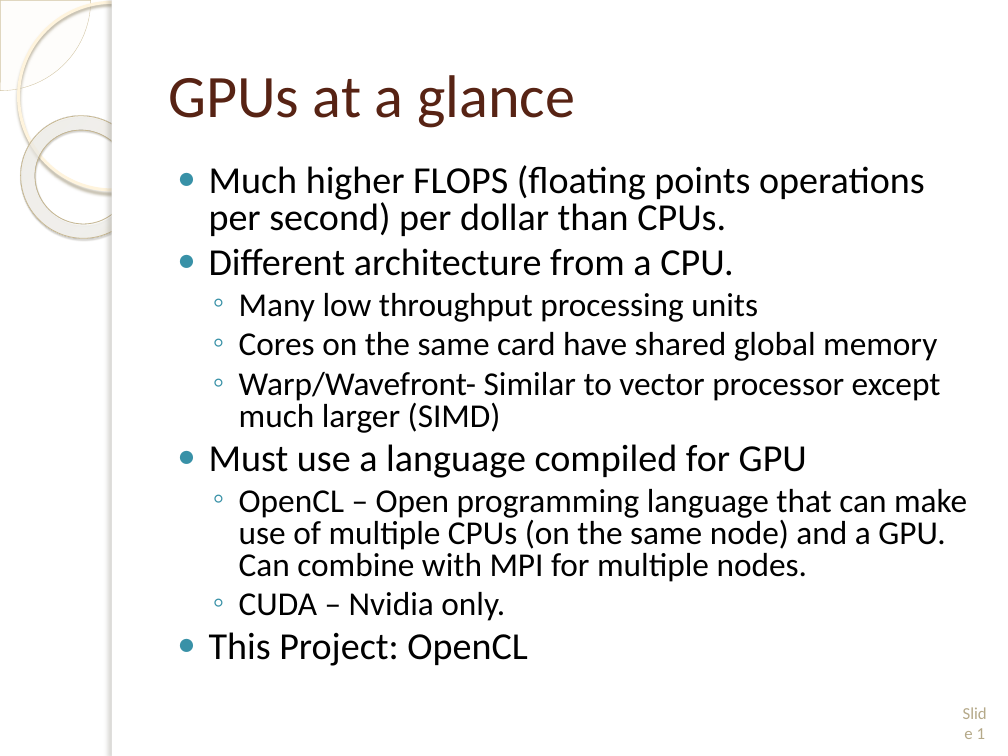
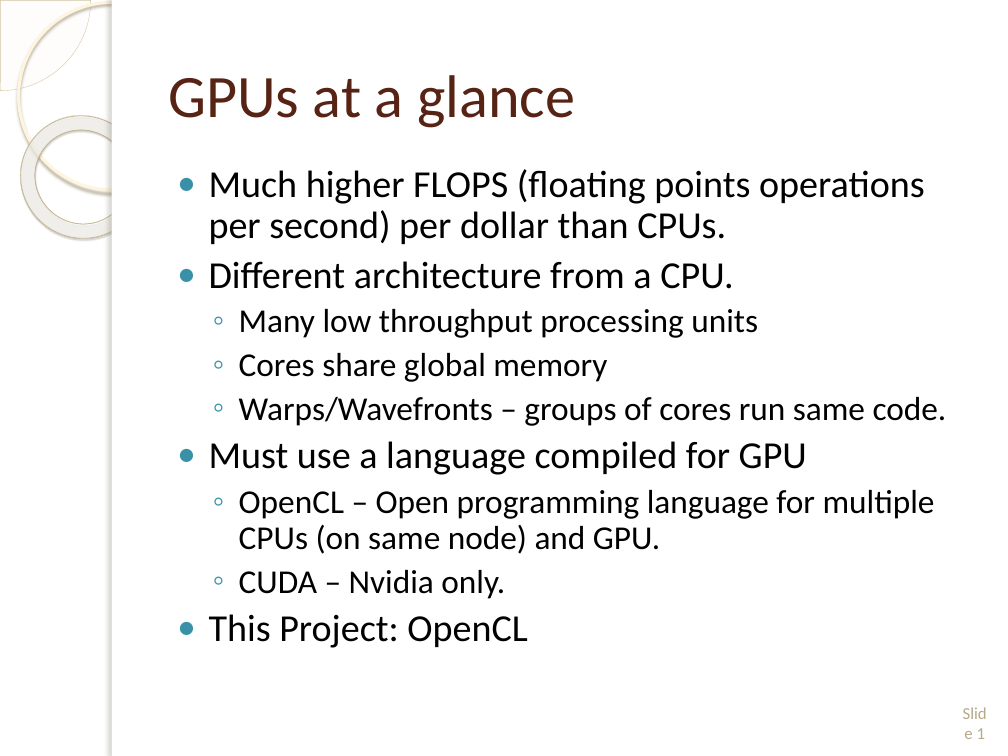
Before and after one commit to wmatern/summer_LANL, a slide deck: slide 1 of Final Research Presentation/Will_Additions.pptx. Drawn at 1008x756 pixels with LibreOffice and Linux fonts; fonts in the diff are those of the drawing; background and template pictures are left out. Boxes give left, top, right and bottom in pixels: in the first picture for what was removed or moved away, otherwise in the second. Text is boxed around its words. In the diff, an @@ line names an element or a change of style, - is before the commit and + after.

```diff
--- a/Final Research Presentation/Will_Additions.pptx
+++ b/Final Research Presentation/Will_Additions.pptx
@@ text at bbox=[209, 169, 925, 648]: line spacing 0.8 to 0.9 @@
@@ text at bbox=[239, 353, 947, 426]: text changed @@
-  ◦ Cores on the same card have shared global memory
-  ◦ Warp/Wavefront- Similar to vector processor except much larger (SIMD)
+  ◦ Cores share global memory
+  ◦ Warps/Wavefronts – groups of cores run same code.
@@ text at bbox=[239, 490, 935, 554]: text changed @@
-  ◦ OpenCL – Open programming language that can make use of multiple CPUs (on the same node) and a GPU. Can combine with MPI for multiple nodes.
+  ◦ OpenCL – Open programming language for multiple CPUs (on same node) and GPU.
```
Also in this commit, not shown: 1 other slide changed, 25 other files.
